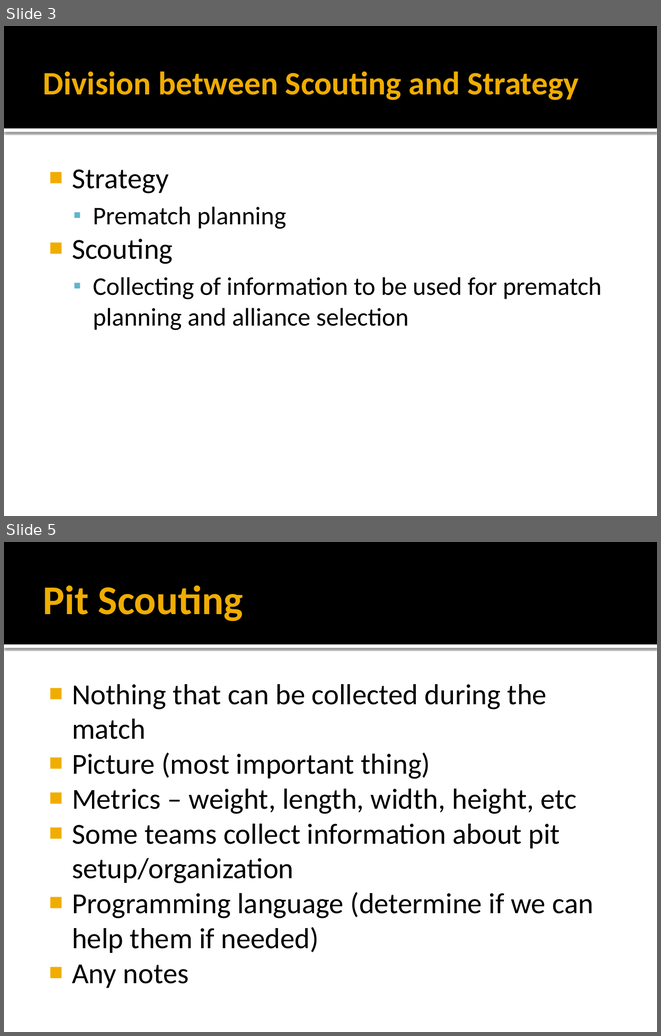
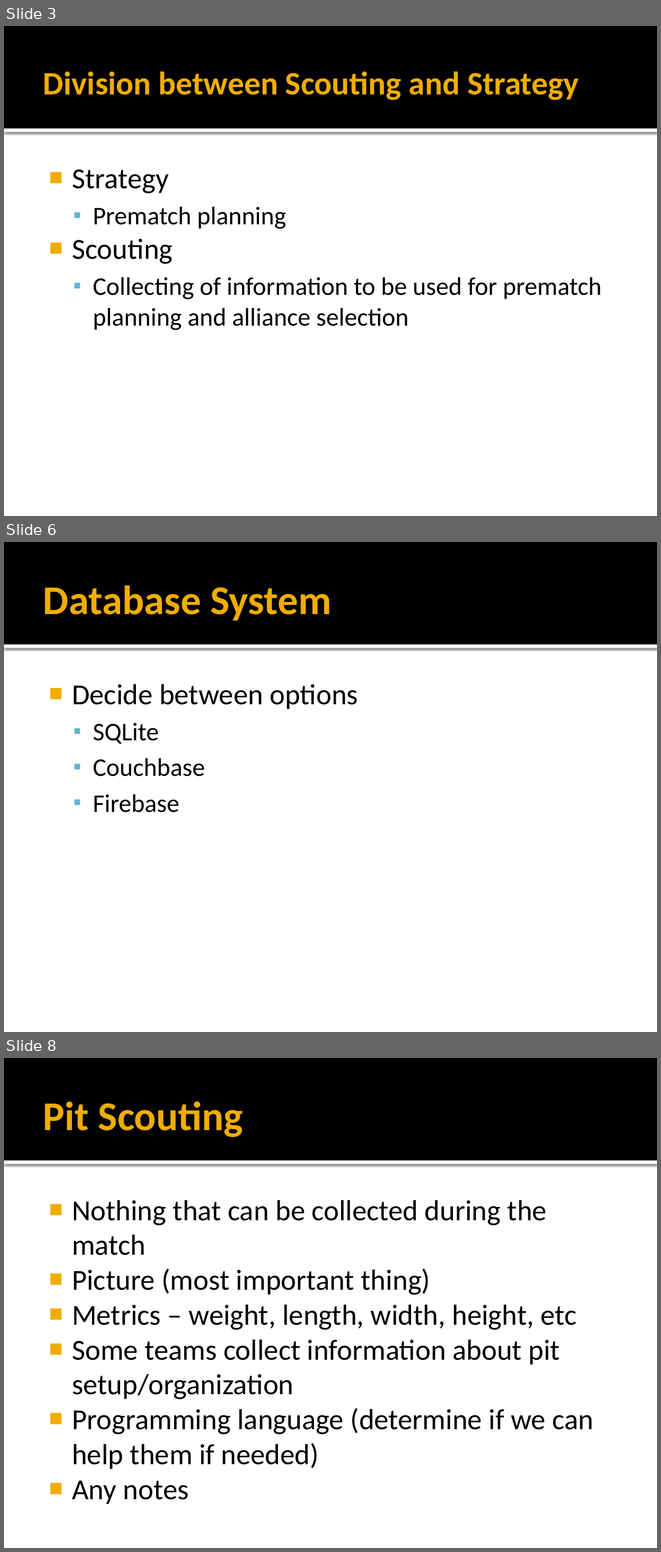
Before and after one commit to HVA-FRC-3824/AndroidLearning, a slide deck: Presentation.pptx. Shown one above the other, each under a label of ours: slides 3 and 5 before the commit, slides 3, 6 and 8 after it; the slides between them are not shown. The pictures are 661x1036 and 661x1552 pixels, drawn with LibreOffice and Linux fonts; fonts in the diff are those of the drawing. Boxes give left, top, right and bottom in pixels: in the first picture for what was removed or moved away, otherwise in the second. Text is boxed around its words. In the diff, an @@ line names an element or a change of style, - is before the commit and + after.

```diff
--- a/Presentation.pptx
+++ b/Presentation.pptx
@@ slide 6 added at <box>4,542,657,1032</box>, background #FFFFFF; not listed: 2 template elements that a slide beside it also shows @@
@@ title added at <box>43,585,332,620</box>, 45 pt, text #F0AD00, bold @@
+Database System
@@ text added at <box>72,684,358,812</box>, 28 pt, text #000000 @@
+■ Decide between options
+  ▪ SQLite
+  ▪ Couchbase
+  ▪ Firebase
@@ what was slide 5 is now slide 8 @@
```
Also in this commit, not shown: 4 slides changed, 5 other slides added, 1 slide removed, 9 other files.
